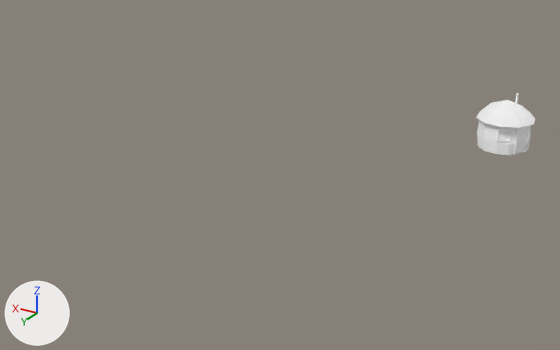
The glTF model assets/models/hut.gltf, before and after one commit.
The view is the same before and after, from a 50 mm camera at (-84.3, 75.8, 57.7) aimed at (-17.4, -35.6, 2.0). The axes (+X, +Y, +Z) are drawn at lower left. The lights are the same throughout. The first picture is the older version.

The first picture shows 'hut'.
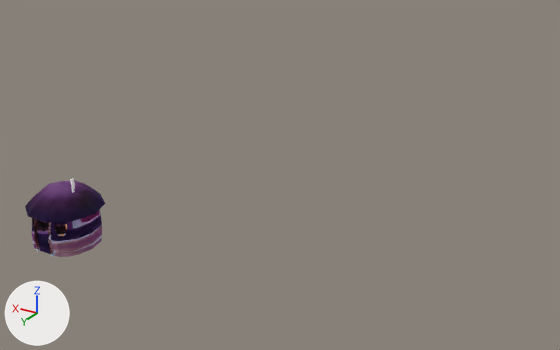
Patch to the scene script:
```diff
--- a/assets/models/hut.gltf.py
+++ b/assets/models/hut.gltf.py
@@ img_hutroof_png @@
+img_hutroof_png = load_image('hutroof.png', '../textures/hutroof.png', 1024, 1024, 'sRGB')
@@ img_hutmain_png @@
+img_hutmain_png = load_image('hutmain.png', '../textures/hutmain.png', 1024, 1024, 'sRGB')
@@ mat_hutmain @@
 mat_hutmain = principled_material('hutmain')
-mat_hutmain.base_color = (1.0, 1.0, 1.0)  # white #ffffff
+mat_hutmain.texture = img_hutmain_png
 mat_hutmain.metallic = 1.0
@@ mat_hutroof @@
 mat_hutroof = principled_material('hutroof')
-mat_hutroof.base_color = (1.0, 1.0, 1.0)  # white #ffffff
+mat_hutroof.texture = img_hutroof_png
 mat_hutroof.metallic = 1.0
@@ ob_hut @@
 ob_hut = bpy.data.objects.new('hut', me_hut)
-ob_hut.location = (-45.6, -80.0, -1.5)
-ob_hut.rotation_euler = (0.0, 0.0, 1.086)  # degrees (0, 0, 62)
+ob_hut.location = (0.0, 0.0, 0.0)
```

Pixel boxes (x1, y1, x2, y2) of what changed, in the pictures (560 x 350 px):
'hut', surface changed, moved, turned
    before: (476, 93, 535, 155)
    after: (25, 179, 105, 257)
